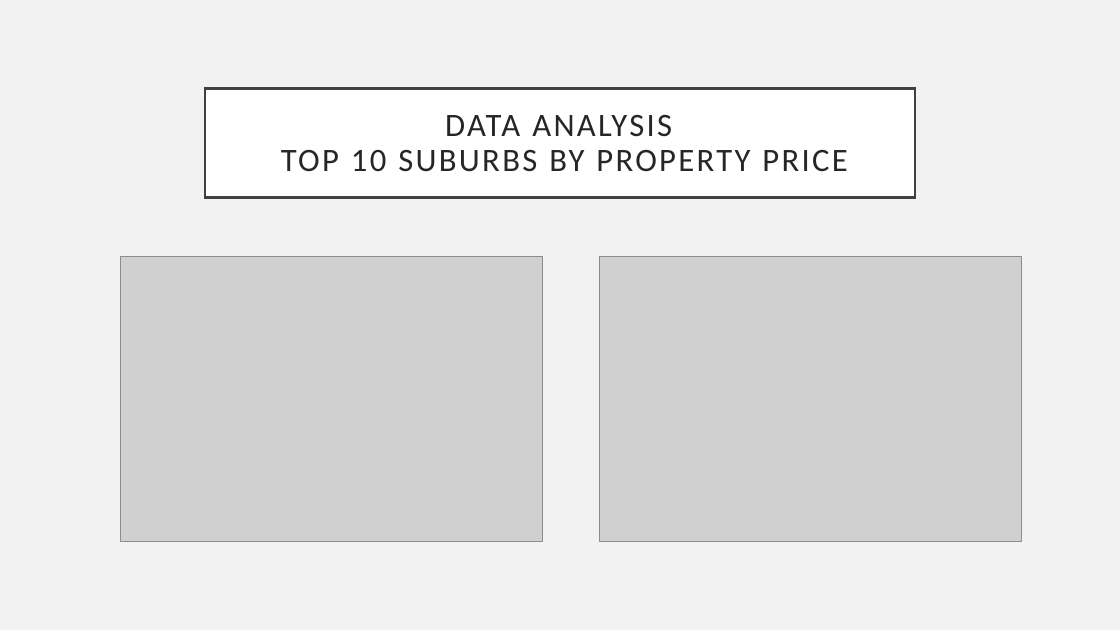
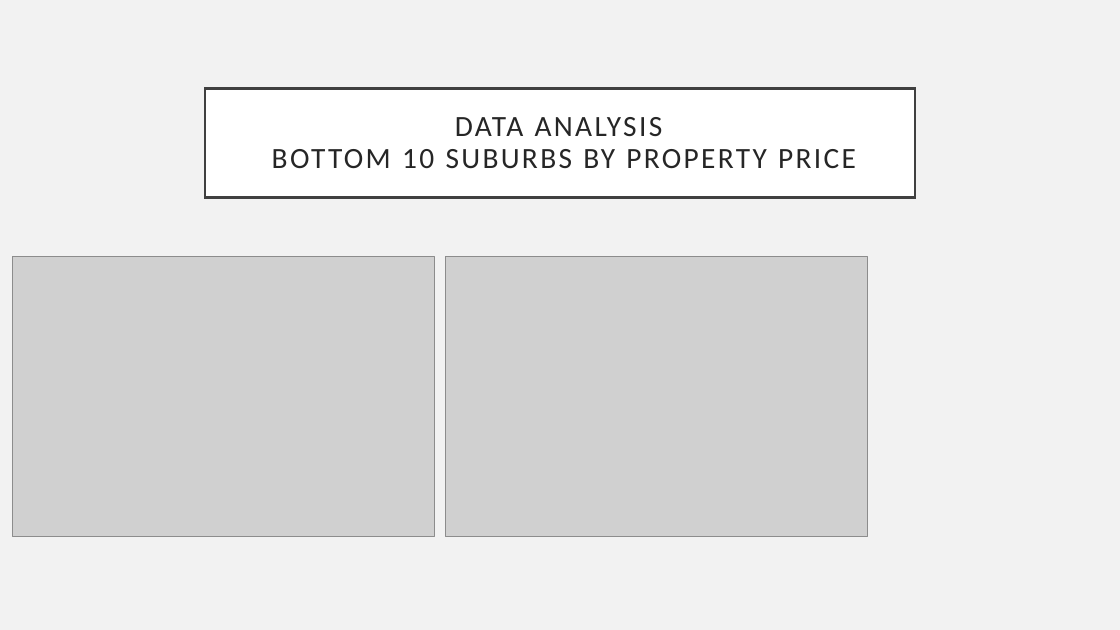
Before and after one commit to Sprettle/Chevrolet-Chilis, a slide deck: slide 11 of Project 1 Presentation.pptx. Drawn at 1120x630 pixels with LibreOffice and Linux fonts; fonts in the diff are those of the drawing; grey boxes stand for pictures. Boxes give left, top, right and bottom in pixels: in the first picture for what was removed or moved away, otherwise in the second. Text is boxed around its words. In the diff, an @@ line names an element or a change of style, - is before the commit and + after.

```diff
--- a/Project 1 Presentation.pptx
+++ b/Project 1 Presentation.pptx
@@ title at (272, 117, 856, 169): text changed; size 28 to 25.2 pt @@
-DATA ANALYSIS
-TOP 10 SUBURBS BY PROPERTY PRICE
+DATA ANALYSIS
+BOTTOM 10 SUBURBS BY PROPERTY PRICE
@@ picture: place and size @@
-picture at (120, 256, 542, 541)
+picture at (13, 256, 434, 537)
@@ picture: place and size @@
-picture at (599, 256, 1021, 541)
+picture at (445, 256, 867, 537)
```
Also in this commit, not shown: 2 other slides changed, 6 other files.
